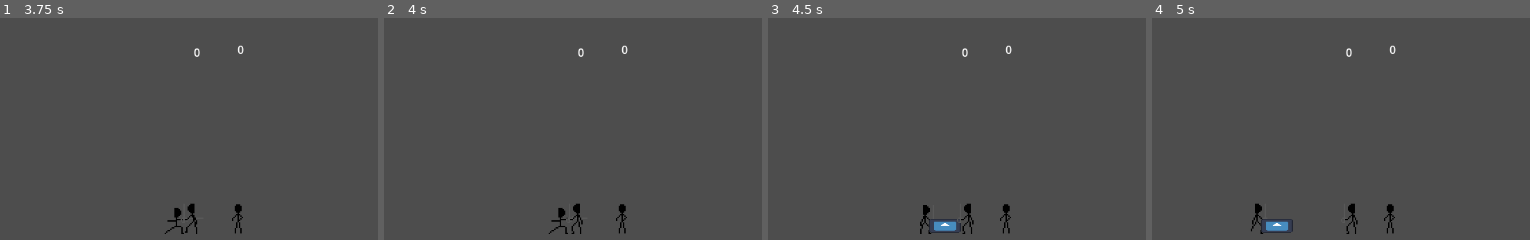
Above: before the commit, frames 1-4 (left to right).
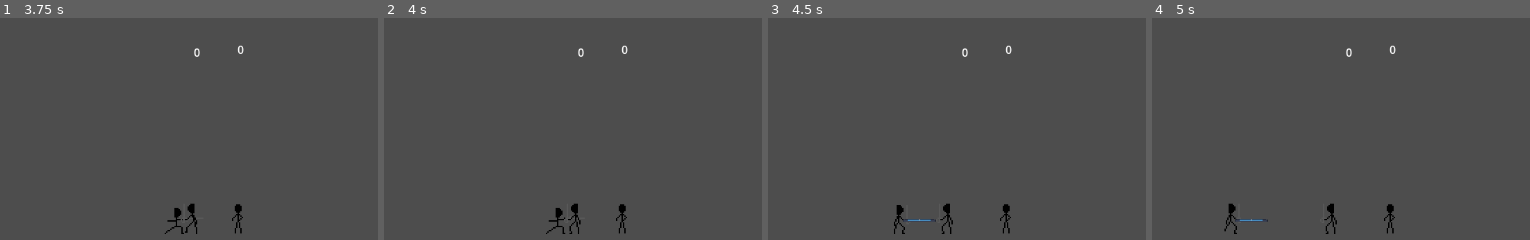
Above: after the commit, the same moments.

Repository: erikdervik/eisen-und-ehre
Game: Godot game, scene res://game.tscn
Same seed, same stepped clock (60 frames per second), same inputs: the game is played once before the commit and once after it. The engine's default icon, where the game draws it, is replaced by a stand-in: a white triangle on a blue panel in a dark square.
Inputs:
- Up to frame 1 (3.75 s): hold Left (p2_left) 0.53-1.28 s; hold D (p1_right) 0.53-2.03 s; tap Enter at 1.25 s; tap Right (p2_right) at 1.35, 2.85 s; hold A (p1_left) 2.03-2.78 s; hold Left (p2_left) 2.03-2.78 s; hold D (p1_right) from 2.78 s (still down); tap Space at 3.5 s; hold Left (p2_left) from 3.53 s (still down)
- Up to frame 2 (4 s): keep holding D (p1_right); keep holding Left (p2_left)
- Up to frame 3 (4.5 s): release D (p1_right) at 4.28 s; release Left (p2_left) at 4.28 s; hold A (p1_left) from 4.28 s (still down); tap Right (p2_right) at 4.35 s
- Up to frame 4 (5 s): keep holding A (p1_left)

Frame 1 is identical in both runs. In frame 2, 0.4% of the frame differs, in the area x 42-53%, y 83-98%; in frame 3, 1.0%; in frame 4, 1.1%, in the area x 19-55%, y 83-98%.

Commit message:
Ausfall bewegt einen Zurück

Diff:
--- a/fechter.gd
+++ b/fechter.gd
@@ -54,8 +54,11 @@
 		spawn_hitbox(0,1)
 		hitTime = 0.0
 
-	velocity.x = lungeVelocity if lungeVelocity != 0 else velocity.x
-	lungeVelocity = direction * max(0,lungeVelocity - (delta * 9))
+	lungeVelocity = lungeVelocity - (delta * 600+PI) if lungeVelocity != 0.0 else 0.0
+	lungeVelocity = 0.0 if lungeVelocity < -100 else lungeVelocity
+	print(player," ",lungeVelocity)
+
+	velocity.x = direction * lungeVelocity if lungeVelocity != 0.0 else velocity.x
 
 	parryTime = max(parryTime - delta, -3)
 	lungeTime = max(lungeTime - delta, -3)
@@ -91,7 +94,7 @@
 			hitTime = 0.5
 			state = "LUNGE"
 			velocity = Vector2.ZERO
-			lungeVelocity = 150
+			lungeVelocity = 300
 			lungeTime = 0.85
 			$AnimatedSprite2D.play("lunge")
 			emit_signal("action",player,"lunge") # loose priority after lunge is finished
--- a/game.gd
+++ b/game.gd
@@ -65,7 +65,14 @@
 func _process(delta: float) -> void:
 	print(priority, freeze_priority,prioTimeLooser)
 	end_timer -= delta if end_timer > 0.0 else 0.0
+
+#	if end_timer > 0.0:
+#		Engine.time_scale = 0.5
+#	else:
+#		Engine.time_scale = 1.0
+
 	if end_timer < 0.0:
+
 		winner = eval_winner()
 		print(winner)
 		reset()
--- a/hit.tscn
+++ b/hit.tscn
@@ -4,18 +4,18 @@
 [ext_resource type="Texture2D" uid="uid://cketlll47mru4" path="res://icon.svg" id="2_bj4sj"]
 
 [sub_resource type="RectangleShape2D" id="RectangleShape2D_bj4sj"]
-size = Vector2(46, 20)
+size = Vector2(48, 20)
 
 [node name="Area2D" type="Area2D"]
 script = ExtResource("1_5apb5")
 
 [node name="CollisionShape2D" type="CollisionShape2D" parent="."]
-position = Vector2(10, 0)
+position = Vector2(11, 0)
 shape = SubResource("RectangleShape2D_bj4sj")
 
 [node name="Sprite2D" type="Sprite2D" parent="."]
-position = Vector2(10.000001, 0)
-scale = Vector2(0.35937497, 0.15625)
+position = Vector2(11, -7.75)
+scale = Vector2(0.37499994, 0.027343748)
 texture = ExtResource("2_bj4sj")
 
 [connection signal="area_entered" from="." to="." method="_on_area_entered"]
